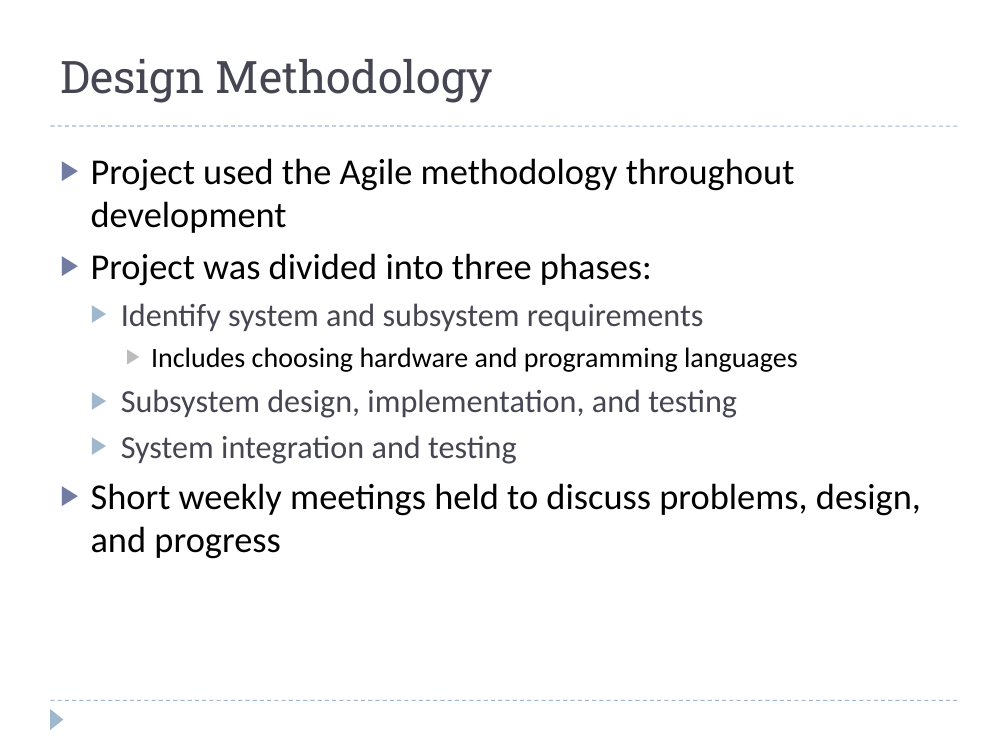
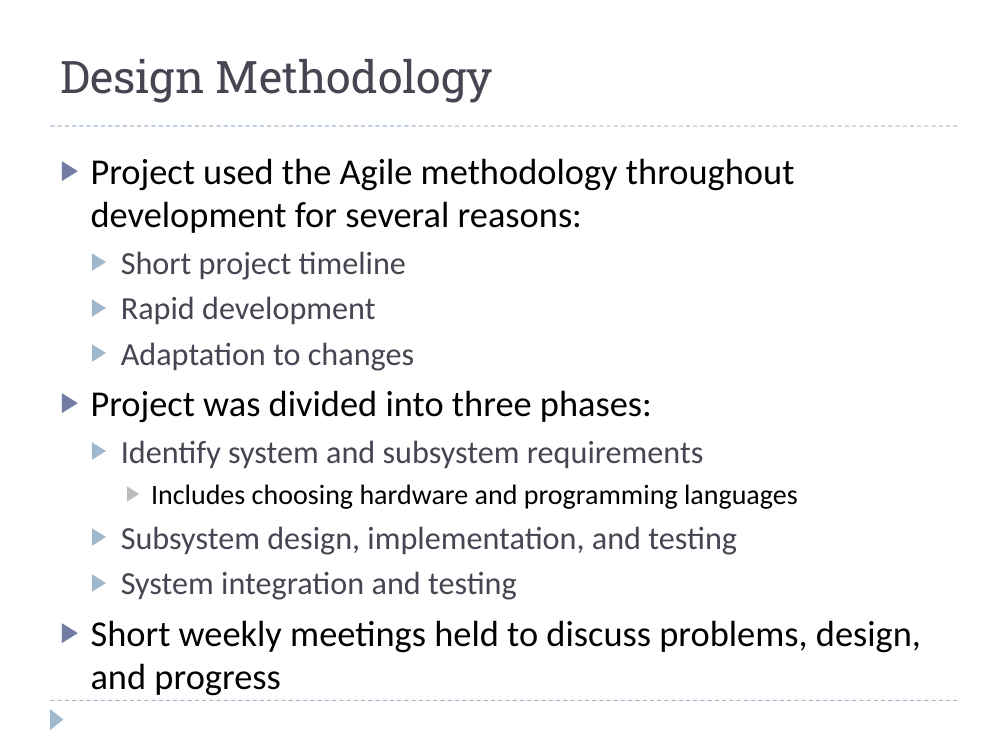
Before and after one commit to prithvi14/ChildAlertSystem, a slide deck: slide 9 of ChildAlertSystem/ProjectDocuments/ECE574_final_project.pptx. Drawn at 1008x756 pixels with LibreOffice and Linux fonts; fonts in the diff are those of the drawing. Boxes give left, top, right and bottom in pixels: in the first picture for what was removed or moved away, otherwise in the second. Text is boxed around its words. In the diff, an @@ line names an element or a change of style, - is before the commit and + after.

```diff
--- a/ChildAlertSystem/ProjectDocuments/ECE574_final_project.pptx
+++ b/ChildAlertSystem/ProjectDocuments/ECE574_final_project.pptx
@@ text at [91,158,794,371]: text changed @@
-▶ Project used the Agile methodology throughout development
+▶ Project used the Agile methodology throughout development for several reasons:
+  ▶ Short project timeline
+  ▶ Rapid development
+  ▶ Adaptation to changes
```
Also in this commit, not shown: 2 other files.
